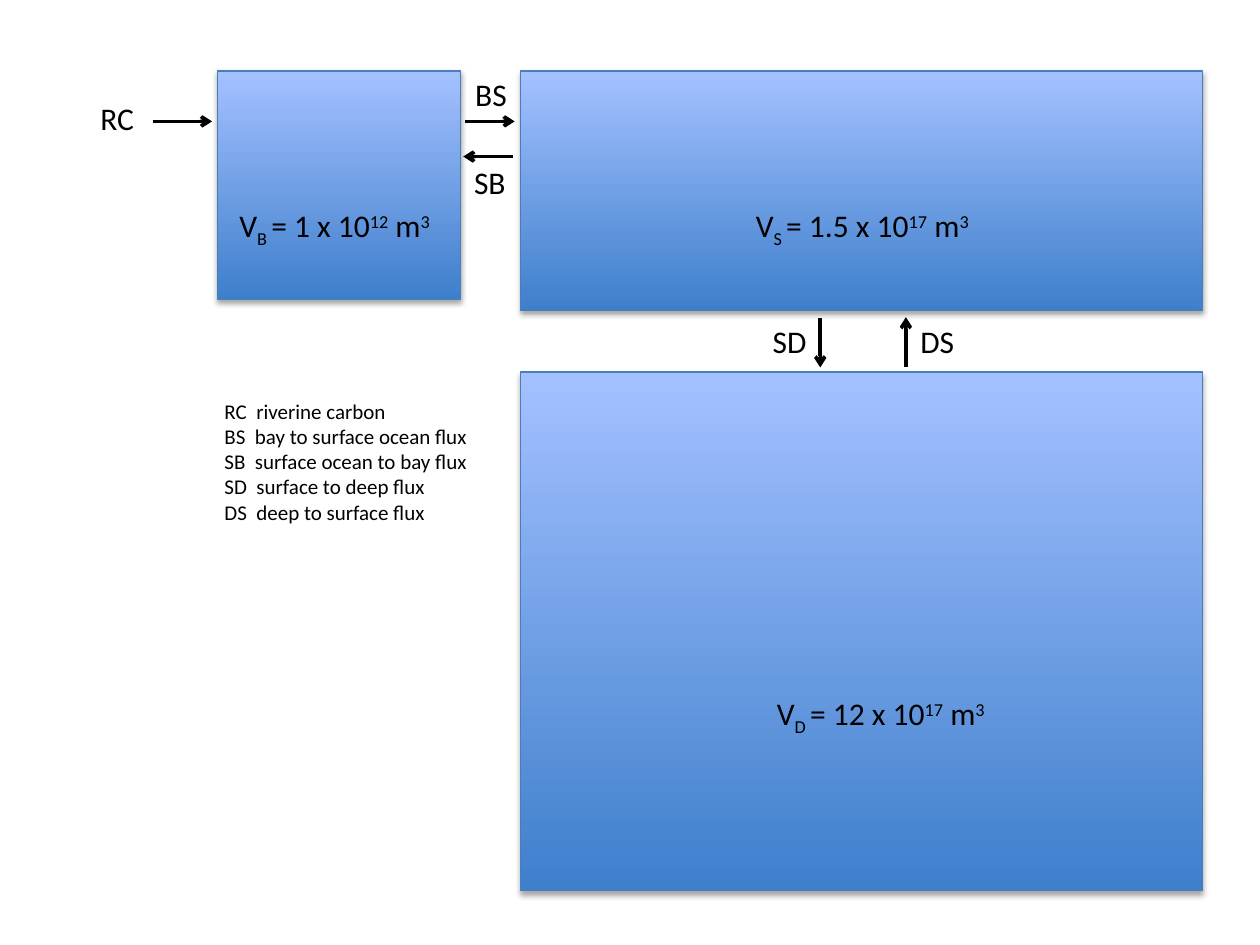
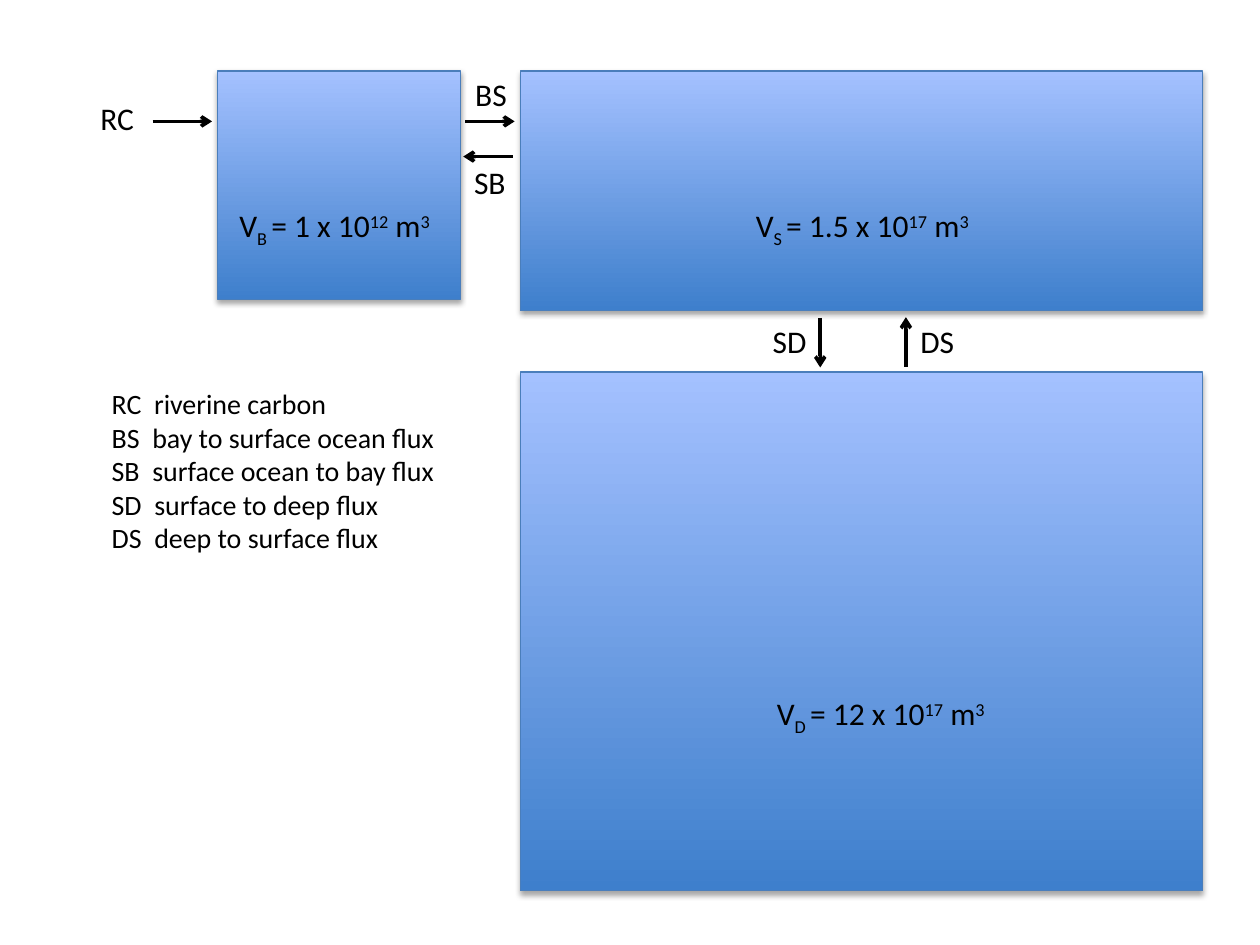
Before and after one commit to systemsecologygroup/BayBoxTOY, a slide deck: slide 1 of baybox.pptx. Drawn at 1260x945 pixels with LibreOffice and Linux fonts; fonts in the diff are those of the drawing. Boxes give left, top, right and bottom in pixels: in the first picture for what was removed or moved away, otherwise in the second. Text is boxed around its words. In the diff, an @@ line names an element or a change of style, - is before the commit and + after.

```diff
--- a/baybox.pptx
+++ b/baybox.pptx
@@ text "RC riverine carbon" moved from (x1=224, y1=404, x2=466, y2=524) to (x1=112, y1=394, x2=434, y2=553) @@
@@ text "RC riverine carbon" at (x1=112, y1=394, x2=434, y2=553): size 12 to 16 pt @@
```
Also in this commit, not shown: 3 other files.
